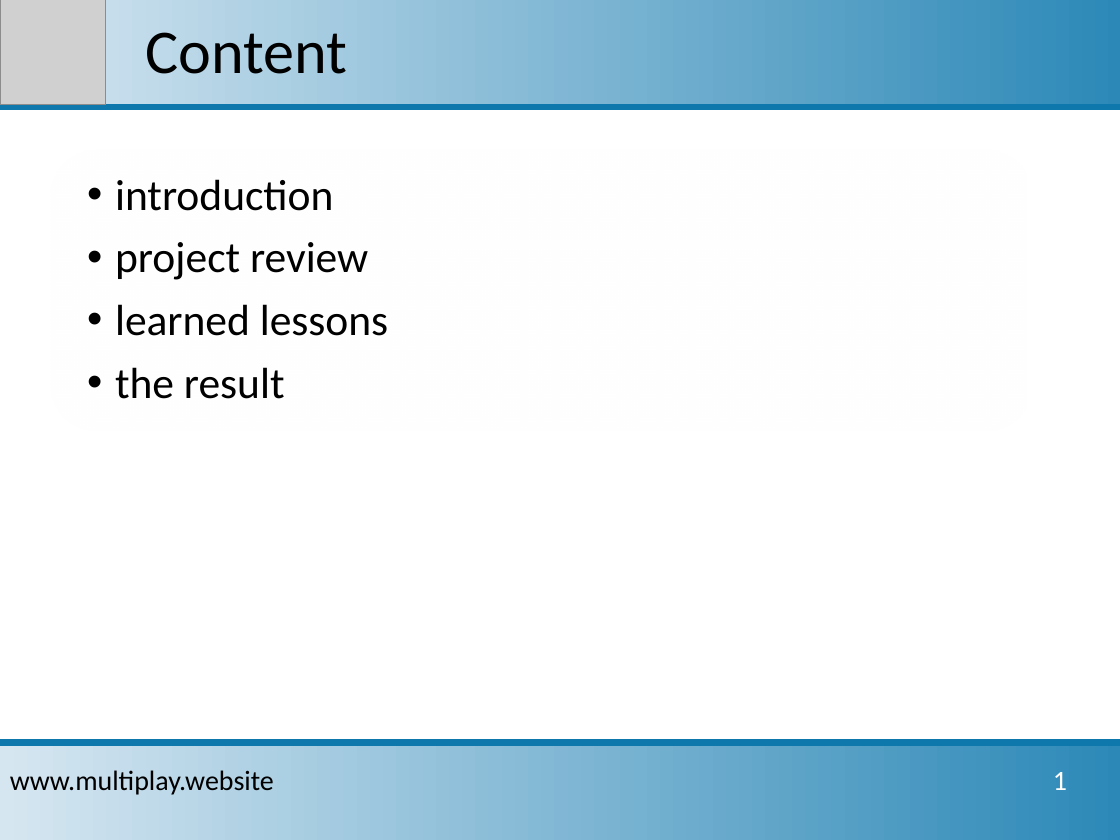
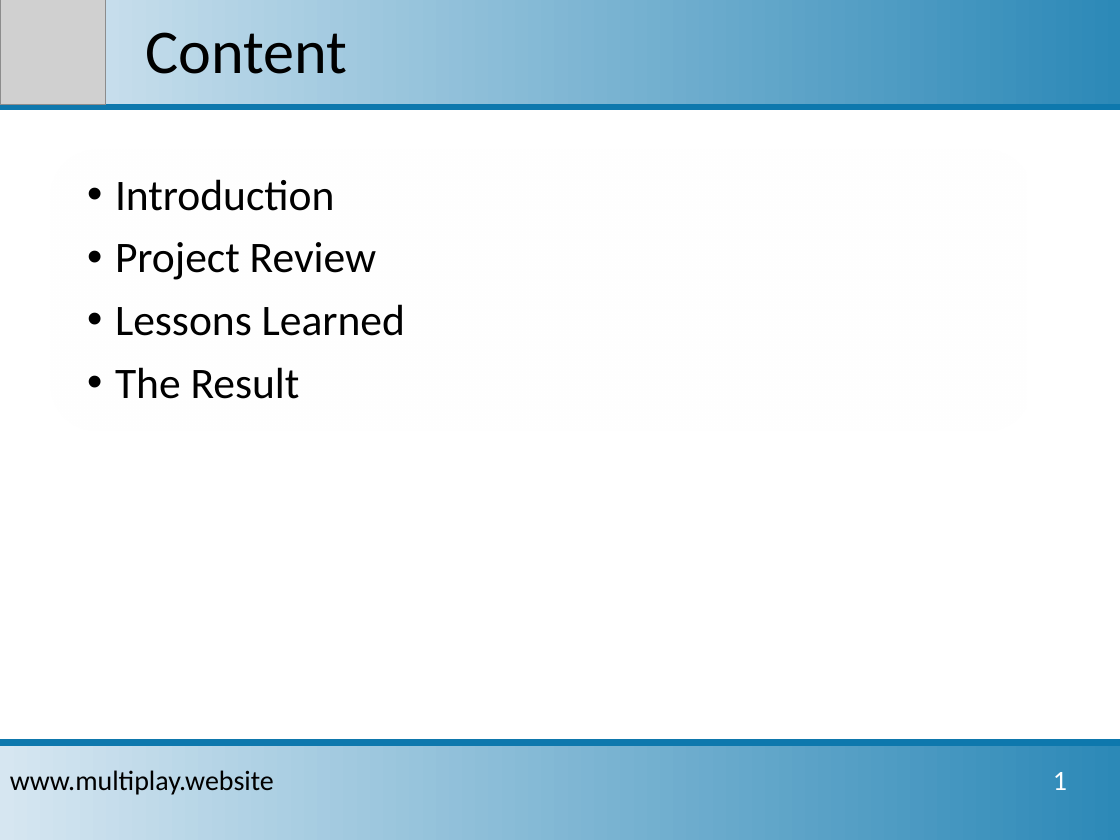
Before and after one commit to sbrinnich/MultiPlay, a slide deck: slide 2 of doc/Projektpraesentation_2017-01-23.pptx. Drawn at 1120x840 pixels with LibreOffice and Linux fonts; fonts in the diff are those of the drawing; grey boxes stand for pictures; background and template pictures are left out. Boxes give left, top, right and bottom in pixels: in the first picture for what was removed or moved away, otherwise in the second. Text is boxed around its words. In the diff, an @@ line names an element or a change of style, - is before the commit and + after.

Commit message:
Changed presentation

```diff
--- a/doc/Projektpraesentation_2017-01-23.pptx
+++ b/doc/Projektpraesentation_2017-01-23.pptx
@@ text at bbox=[115, 179, 405, 399]: text changed @@
-• introduction
-• project review
-• learned lessons
-• the result
+• Introduction
+• Project Review
+• Lessons Learned
+• The Result
```
Also in this commit, not shown: 3 other slides changed.
